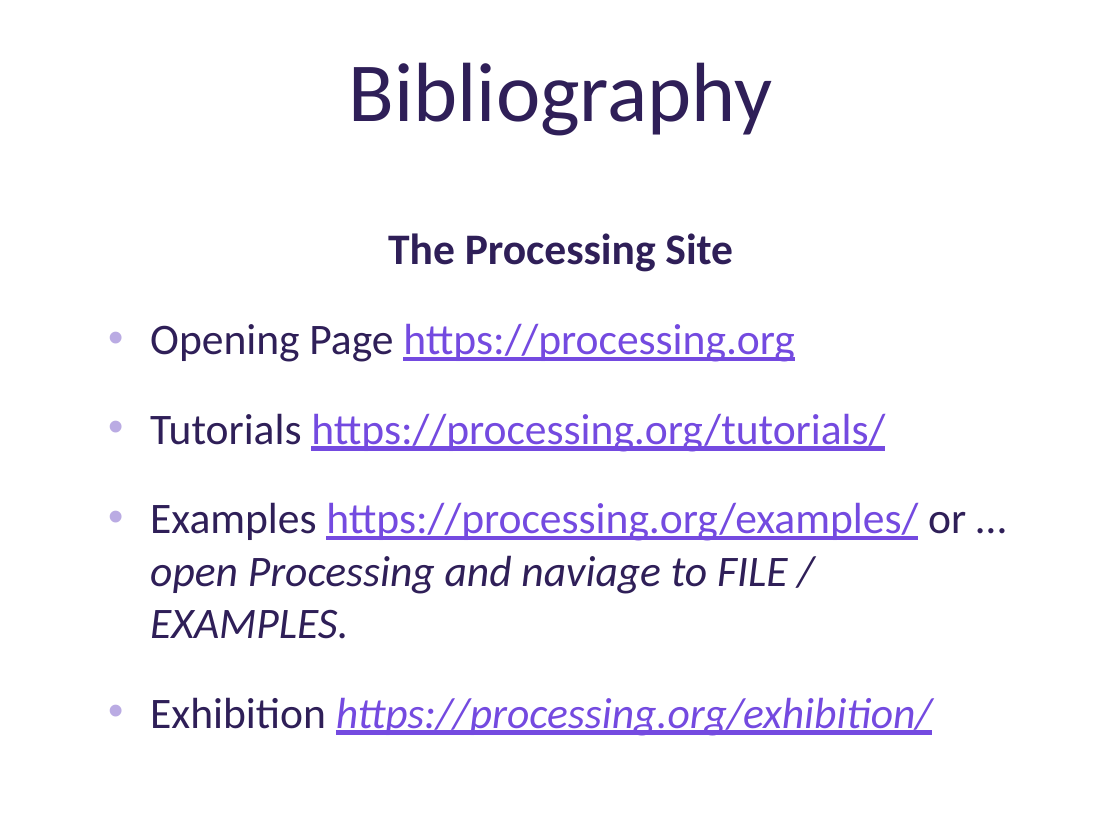
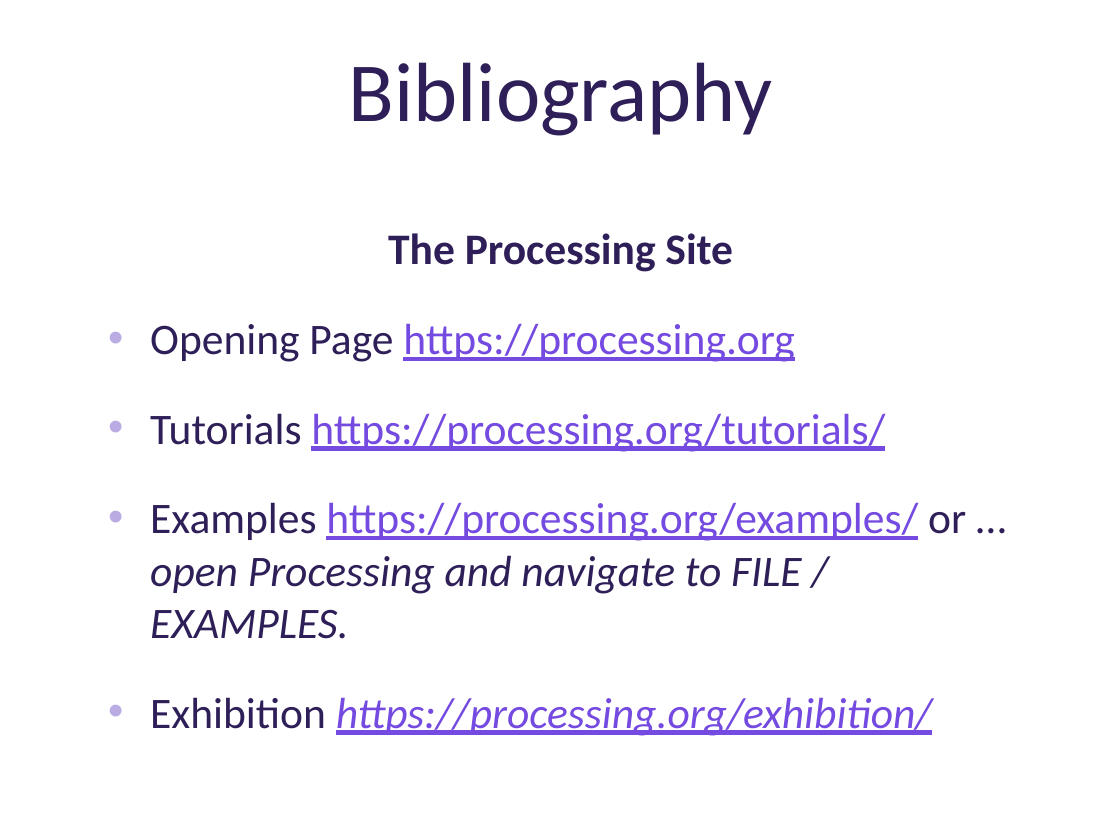
Before and after one commit to deenaengel/TF3_ProcessingSlides, a slide deck: slide 41 of Processing_Presentation_TF3_DE_notes.pptx. Drawn at 1120x840 pixels with LibreOffice and Linux fonts; fonts in the diff are those of the drawing; background and template pictures are left out. Boxes give left, top, right and bottom in pixels: in the first picture for what was removed or moved away, otherwise in the second. Text is boxed around its words. In the diff, an @@ line names an element or a change of style, - is before the commit and + after.

```diff
--- a/Processing_Presentation_TF3_DE_notes.pptx
+++ b/Processing_Presentation_TF3_DE_notes.pptx
@@ text at (150, 502, 966, 639): text changed @@
-• Examples https://processing.org/examples/ or … open Processing and naviage to FILE / EXAMPLES.
+• Examples https://processing.org/examples/ or … open Processing and navigate to FILE / EXAMPLES.
```
Also in this commit, not shown: 3 other slides changed.
